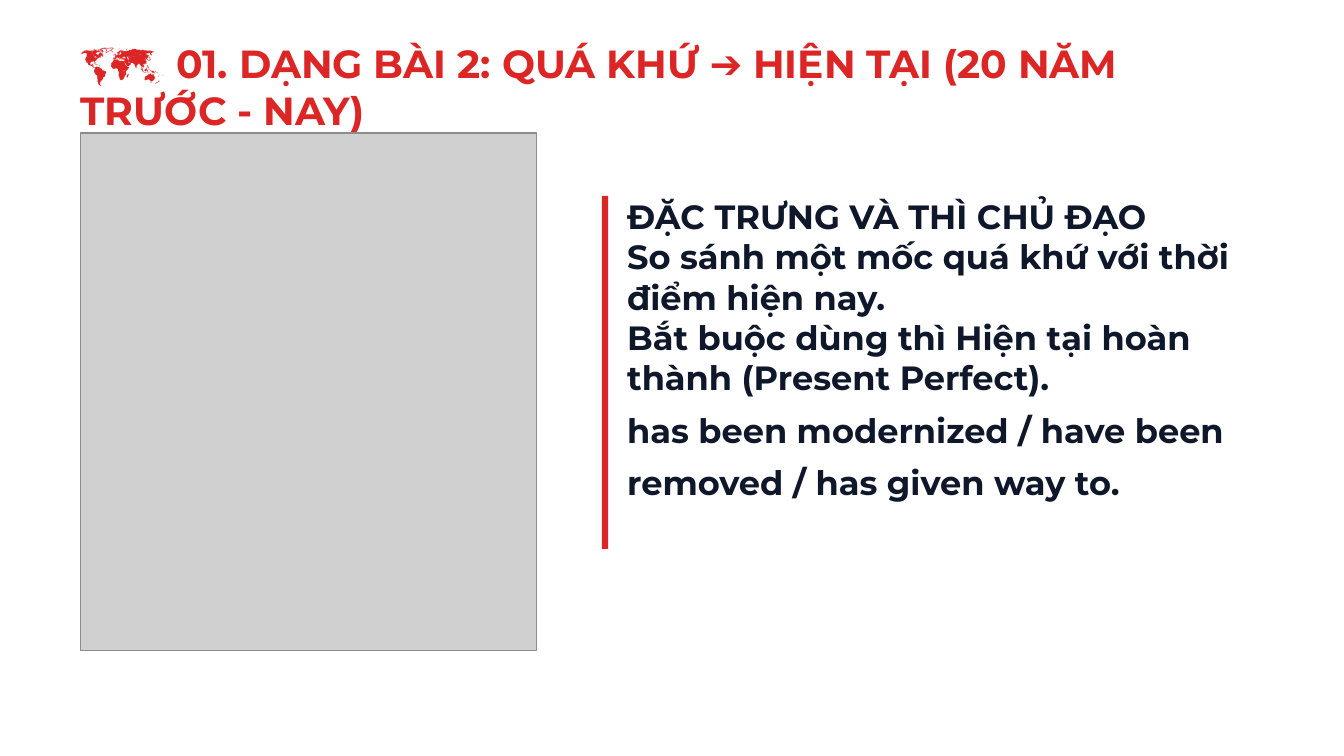
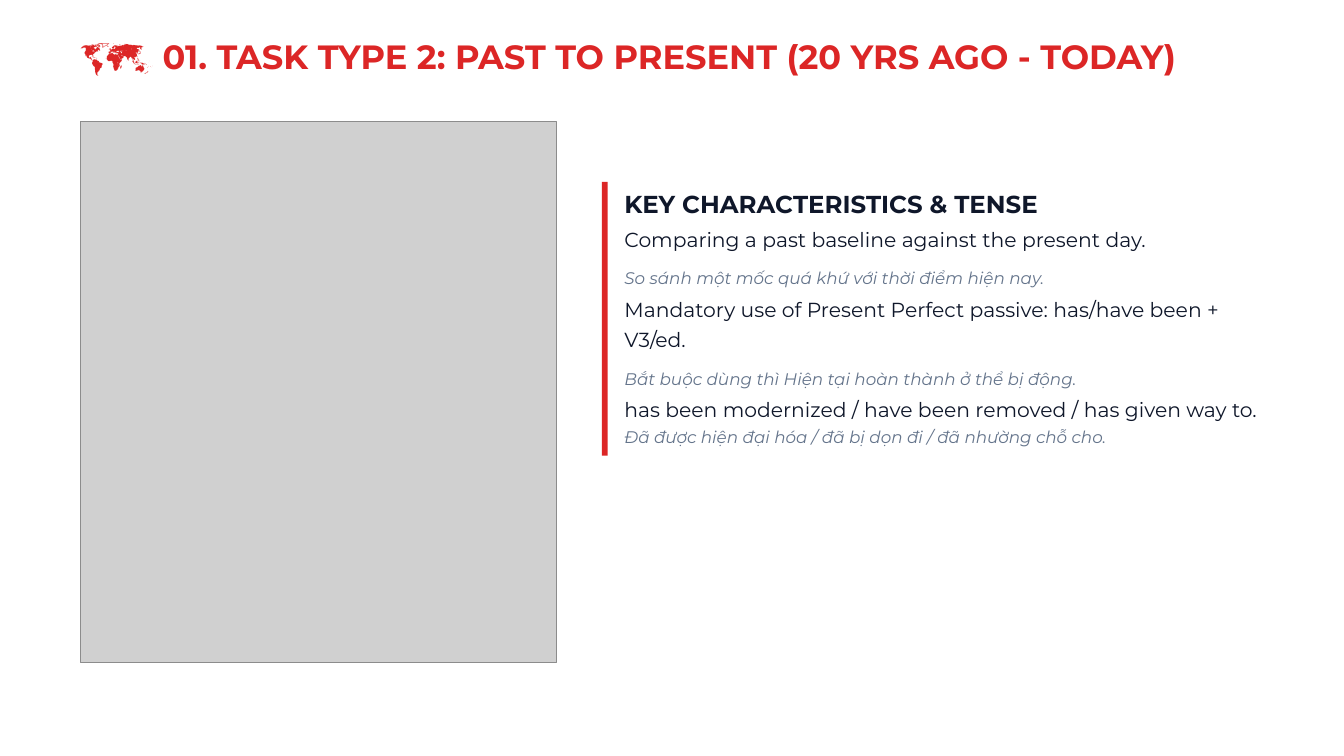
Before and after one commit to snowflake-vibing/KnowledgeLibrary, a slide deck: slide 3 of IELTS/07_YouTube_Studio/01_Slides_Writing_Task1_Map.pptx. Drawn at 1344x756 pixels with LibreOffice and Linux fonts; fonts in the diff are those of the drawing; grey boxes stand for pictures. Boxes give left, top, right and bottom in pixels: in the first picture for what was removed or moved away, otherwise in the second. Text is boxed around its words. In the diff, an @@ line names an element or a change of style, - is before the commit and + after.

```diff
--- a/IELTS/07_YouTube_Studio/01_Slides_Writing_Task1_Map.pptx
+++ b/IELTS/07_YouTube_Studio/01_Slides_Writing_Task1_Map.pptx
@@ text at <box>163,44,1176,76</box>: text changed; size 28 to 24 pt @@
-🗺️ 01. DẠNG BÀI 2: QUÁ KHỨ ➔ HIỆN TẠI (20 NĂM TRƯỚC - NAY)
+🗺️ 01. TASK TYPE 2: PAST TO PRESENT (20 YRS AGO - TODAY)
@@ picture: place and size @@
-picture at <box>81,133,536,651</box>
+picture at <box>81,122,557,663</box>
@@ rectangle: place and size @@
-rectangle at <box>602,196,608,548</box>
+rectangle at <box>602,182,608,457</box>
@@ text at <box>624,195,1257,447</box>: text changed; size 20 to 14.5 pt; bold off; italic off @@
-ĐẶC TRƯNG VÀ THÌ CHỦ ĐẠO
-So sánh một mốc quá khứ với thời điểm hiện nay.
-Bắt buộc dùng thì Hiện tại hoàn thành (Present Perfect).
-has been modernized / have been removed / has given way to.
+KEY CHARACTERISTICS & TENSE
+Comparing a past baseline against the present day.
+So sánh một mốc quá khứ với thời điểm hiện nay.
+Mandatory use of Present Perfect passive: has/have been + V3/ed.
+Bắt buộc dùng thì Hiện tại hoàn thành ở thể bị động.
+has been modernized / have been removed / has given way to.
+Đã được hiện đại hóa / đã bị dọn đi / đã nhường chỗ cho.
```
Also in this commit, not shown: 29 other slides changed, 11 slides added, 11 slides removed, 8 other files.
